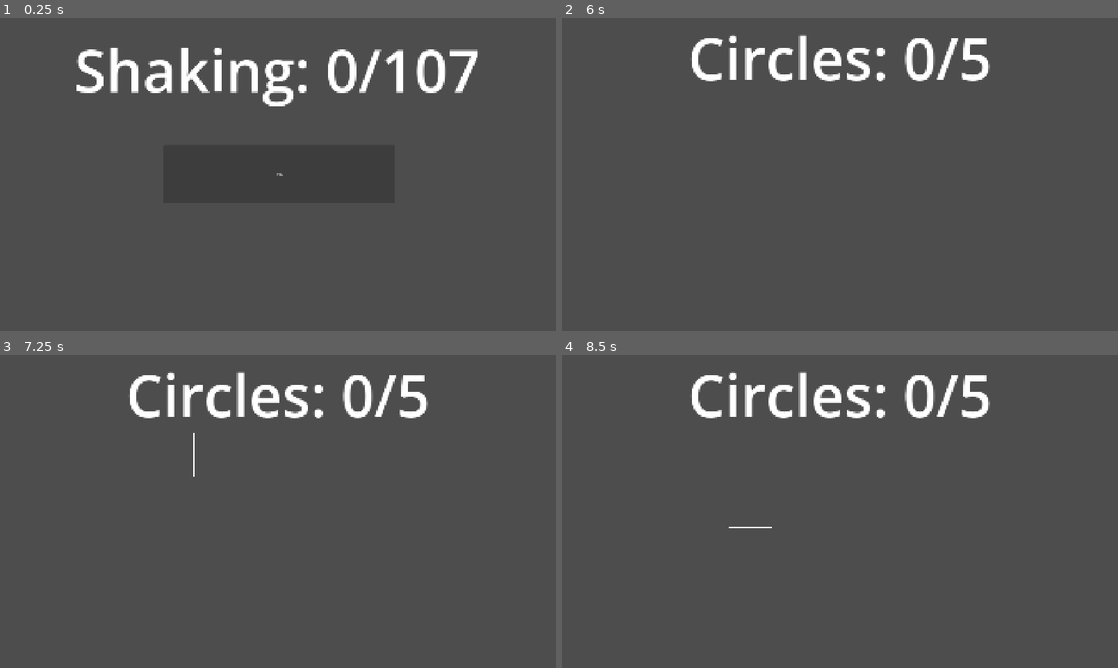
Above: before the commit, frames 1-4 (two rows, left to right).
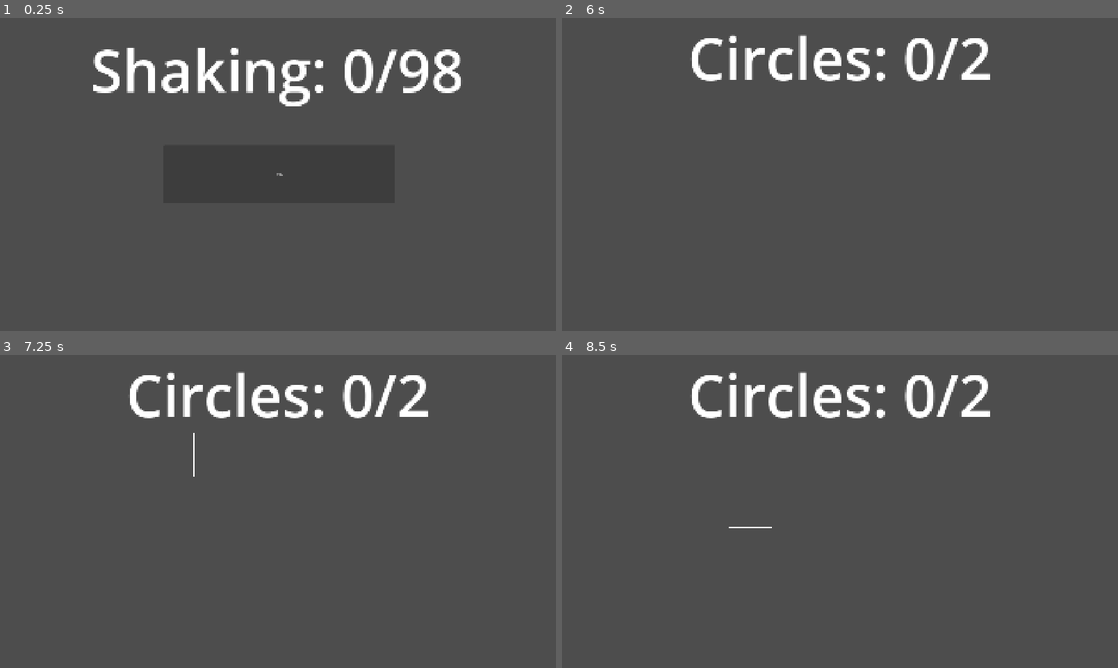
Above: after the commit, the same moments.

Repository: StoriTella/drunkenflyersclient
Game: Godot game, scene res://scenes/minigames/Agitate.tscn
The game is run twice, just before and just after one commit, with the same random seed, the same clock (stepped at 60 frames per second) and the same inputs. This scene is started directly instead of the project's main scene. Sound files missing from this copy of the repository are replaced by a short silence.
Inputs (mouse positions are in pixels of both pictures, inside the frame that each line leads up to):
- Up to frame 1 (0.25 s): no input
- Up to frame 2 (6 s): tap Enter at 0.5, 2, 3.5 s; move the mouse to (962, 158) at 0.52 s; click (962, 158) at 0.67 s; tap Space at 1.25, 2.75, 4.25 s; drag from (728, 190) to (812, 237) at 1.27 s; move the mouse to (895, 105) at 2.02 s; click (895, 105) at 2.17 s; drag from (812, 237) to (673, 127) at 2.77 s; move the mouse to (1006, 221) at 3.52 s; click (1006, 221) at 3.67 s; drag from (673, 127) to (756, 96) at 4.27 s; move the mouse to (867, 174) at 5.02 s; click (867, 174) at 5.17 s; click "Spike" at 5.75 s
- Up to frame 3 (7.25 s): drag from (194, 433) to (166, 527) at 6.52 s
- Up to frame 4 (8.5 s): move the mouse to (962, 495) at 7.27 s; click (962, 495) at 7.42 s; drag from (728, 527) to (812, 574) at 8.02 s

The runs differ from the first frame. In frame 1, 4.9% of the frame differs, in the area x 13-86%, y 9-29%; in frame 2, 0.3%; in frame 3, 0.3%; in frame 4, 0.3%.

Commit message:
fix movement lock

Diff:
--- a/scripts/client/game.gd
+++ b/scripts/client/game.gd
@@ -12,6 +12,9 @@
 @onready var speed_button = $PanelContainer/HBoxContainer/VBoxContainerPowerUps/SpeedButton
 @onready var dash_button = $PanelContainer/HBoxContainer/VBoxContainerPowerUps/DashButton
 @onready var spike_button = $PanelContainer/HBoxContainer/VBoxContainerPowerUps/SpikeButton
+
+func _ready():
+	Global.apply_stored_state()
 
 func _on_disconnect_pressed() -> void:
 	Global.disconnect_from_server()
--- a/scripts/client/global.gd
+++ b/scripts/client/global.gd
@@ -6,6 +6,12 @@
 var peer = ENetMultiplayerPeer.new()
 var player_name: String = "John Doe"
 var is_in_minigame: bool = false
+
+var left_enabled: bool = true
+var right_enabled: bool = true
+var up_enabled: bool = true
+var down_enabled: bool = true
+var core_enabled: bool = true
 
 func _ready():
 	load_saved_config()
@@ -190,35 +196,35 @@
 func repair_systems_core():
 	pass
 
-@rpc("any_peer", "call_remote", "reliable")
+@rpc("any_peer", "call_remote", "unreliable")
 func set_left_enabled(enabled: bool):
-	while not has_node("/root/Game"):
-		await get_tree().create_timer(0.1).timeout
-	get_node("/root/Game").set_left_enabled_button(enabled)
-
-@rpc("any_peer", "call_remote", "reliable")
+	left_enabled = enabled
+	if has_node("/root/Game"):
+		get_node("/root/Game").set_left_enabled_button(enabled)
+
+@rpc("any_peer", "call_remote", "unreliable")
 func set_right_enabled(enabled: bool):
-	while not has_node("/root/Game"):
-		await get_tree().create_timer(0.1).timeout
-	get_node("/root/Game").set_right_enabled_button(enabled)
-
-@rpc("any_peer", "call_remote", "reliable")
+	right_enabled = enabled
+	if has_node("/root/Game"):
+		get_node("/root/Game").set_right_enabled_button(enabled)
+
+@rpc("any_peer", "call_remote", "unreliable")
 func set_up_enabled(enabled: bool):
-	while not has_node("/root/Game"):
-		await get_tree().create_timer(0.1).timeout
-	get_node("/root/Game").set_up_enabled_button(enabled)
-
-@rpc("any_peer", "call_remote", "reliable")
+	up_enabled = enabled
+	if has_node("/root/Game"):
+		get_node("/root/Game").set_up_enabled_button(enabled)
+
+@rpc("any_peer", "call_remote", "unreliable")
 func set_down_enabled(enabled: bool):
-	while not has_node("/root/Game"):
-		await get_tree().create_timer(0.1).timeout
-	get_node("/root/Game").set_down_enabled_button(enabled)
-
-@rpc("any_peer", "call_remote", "reliable")
+	down_enabled = enabled
+	if has_node("/root/Game"):
+		get_node("/root/Game").set_down_enabled_button(enabled)
+
+@rpc("any_peer", "call_remote", "unreliable")
 func set_core_enabled(enabled: bool):
-	while not has_node("/root/Game"):
-		await get_tree().create_timer(0.1).timeout
-	get_node("/root/Game").set_core_enabled_button(enabled)
+	core_enabled = enabled
+	if has_node("/root/Game"):
+		get_node("/root/Game").set_core_enabled_button(enabled)
 
 @rpc("any_peer", "call_remote", "reliable")
 func perform_dash(direction: Vector2, force: float):
@@ -227,3 +233,13 @@
 @rpc("any_peer", "call_remote", "reliable")
 func spike_powerup():
 	pass
+
+
+func apply_stored_state():
+	if has_node("/root/Game"):
+		var game = get_node("/root/Game")
+		game.set_left_enabled_button(left_enabled)
+		game.set_right_enabled_button(right_enabled)
+		game.set_up_enabled_button(up_enabled)
+		game.set_down_enabled_button(down_enabled)
+		game.set_core_enabled_button(core_enabled)
--- a/scripts/minigames/agitate.gd
+++ b/scripts/minigames/agitate.gd
@@ -1,8 +1,8 @@
 extends Control
 
 @export var shake_threshold: float = 5.0
-@export var required_shakes_min: int = 100
-@export var required_shakes_max: int = 200
+@export var required_shakes_min: int = 70
+@export var required_shakes_max: int = 100
 @export var shake_timeout: float = 0.2
 
 @onready var timer: Timer = $Timer
--- a/scripts/minigames/buttonsmash.gd
+++ b/scripts/minigames/buttonsmash.gd
@@ -1,7 +1,7 @@
 extends Control
 
-@export var min_buttons: int = 10
-@export var max_buttons: int = 15
+@export var min_buttons: int = 5
+@export var max_buttons: int = 7
 @export var button_text: String = "Click me!!!"
 @export var button_width: int = 100
 @export var button_height: int = 60
--- a/scripts/minigames/spike.gd
+++ b/scripts/minigames/spike.gd
@@ -1,7 +1,7 @@
 extends Control
 
 @export var required_slices_per_circle: int = 8
-@export var required_circles: int = 5
+@export var required_circles: int = 2
 @export var radius: float = 150.0
 
 var circles_completed: int = 0
